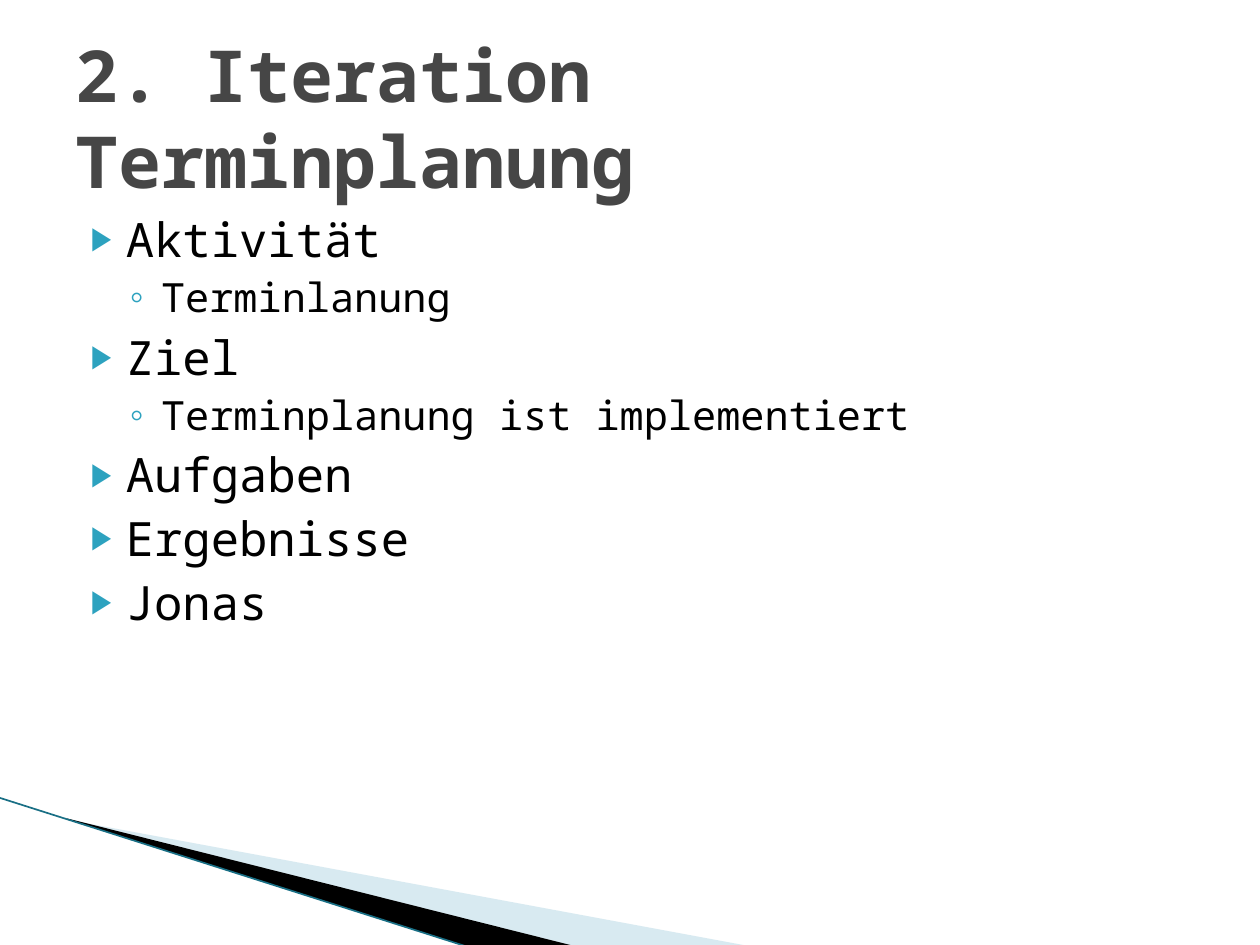
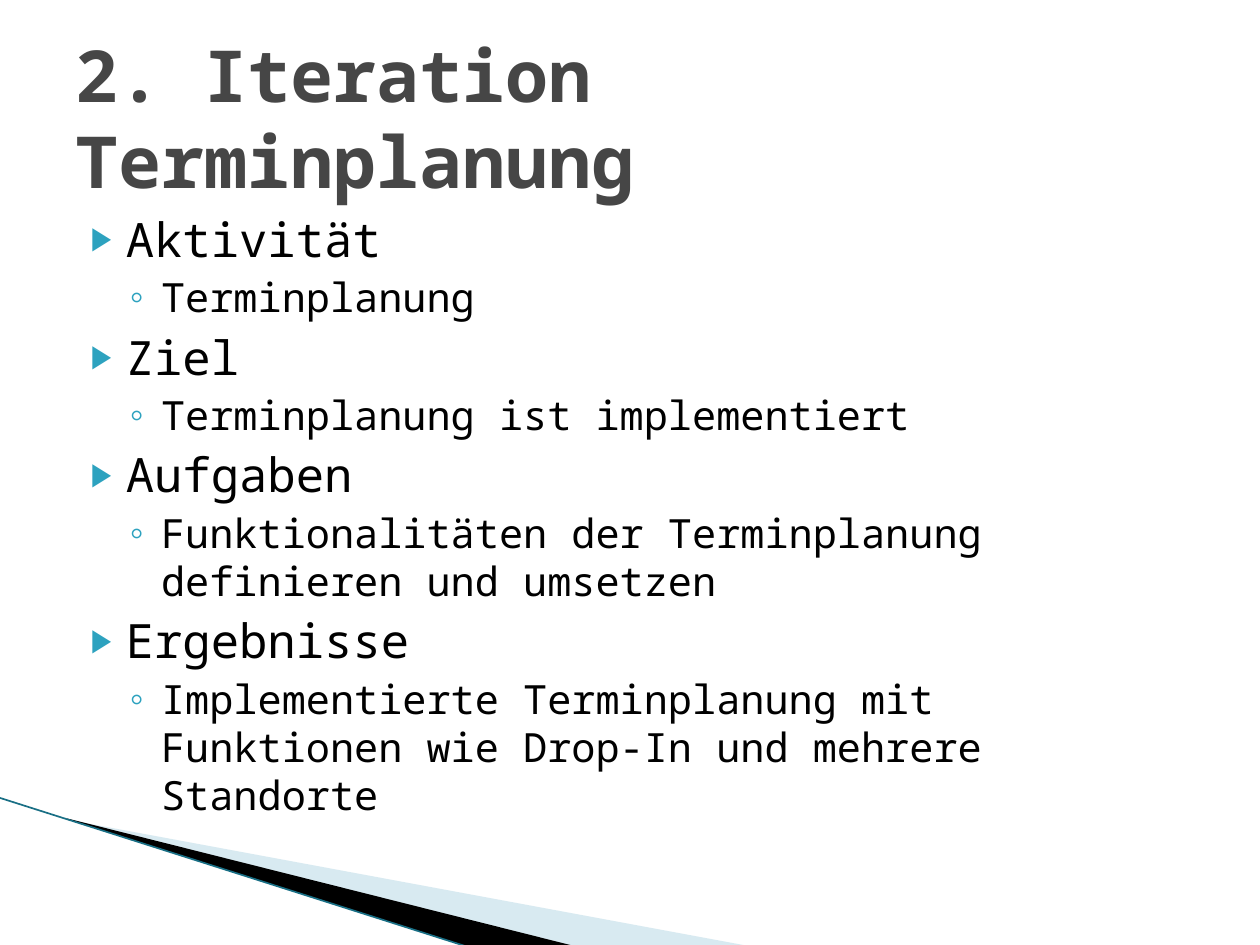
Before and after one commit to MarwinPhilips/ch.bfh.btx8081.w2015.schwarz, a slide deck: slide 12 of Documents/Task 1/Task 1 Introduction to the MHC-PMS, First.pptx. Drawn at 1260x945 pixels with LibreOffice and Linux fonts; fonts in the diff are those of the drawing; background and template pictures are left out. Boxes give left, top, right and bottom in pixels: in the first picture for what was removed or moved away, otherwise in the second. Text is boxed around its words. In the diff, an @@ line names an element or a change of style, - is before the commit and + after.

Commit message:
Modification for Iteration 2 "Terminplanung" Added ToDo from Murbach

```diff
--- a/Documents/Task 1/Task 1 Introduction to the MHC-PMS, First.pptx
+++ b/Documents/Task 1/Task 1 Introduction to the MHC-PMS, First.pptx
@@ text at [161, 281, 475, 322]: text changed @@
-  ◦ Terminlanung
+  ◦ Terminplanung
@@ text at [161, 517, 982, 597]: paragraph added @@
+  ◦ Funktionalitäten der Terminplanung definieren und umsetzen
@@ text at [161, 683, 982, 811]: text changed; size 27 to 23 pt @@
-▶ Jonas
+  ◦ Implementierte Terminplanung mit Funktionen wie Drop-In und mehrere Standorte
```
Also in this commit, not shown: 1 other file.
